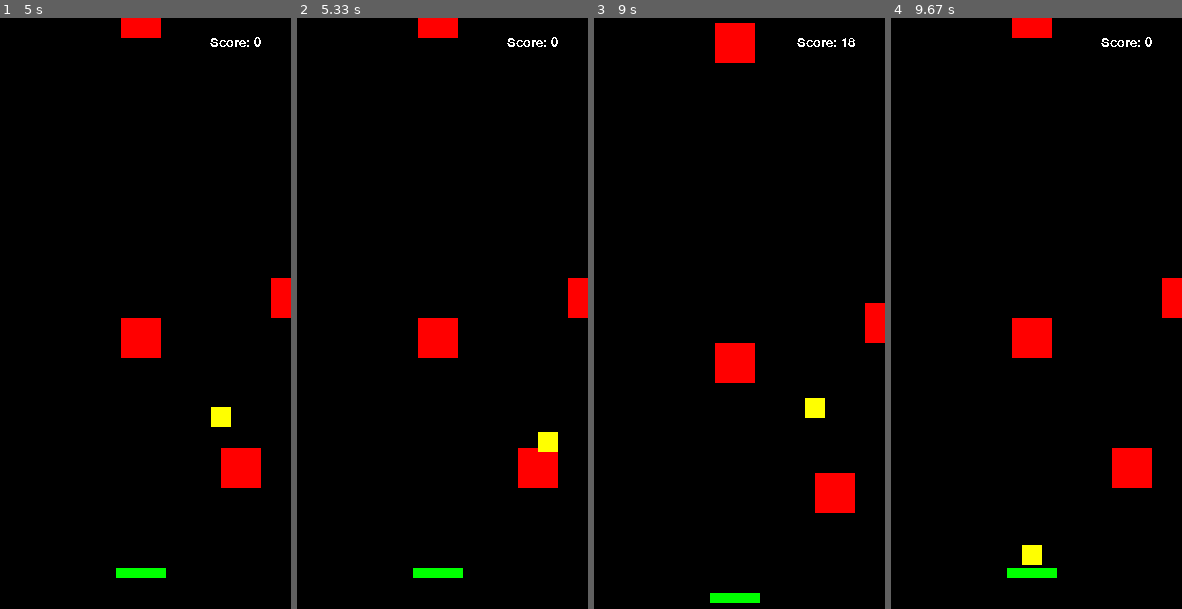
Above: before the commit, frames 1-4 (left to right).
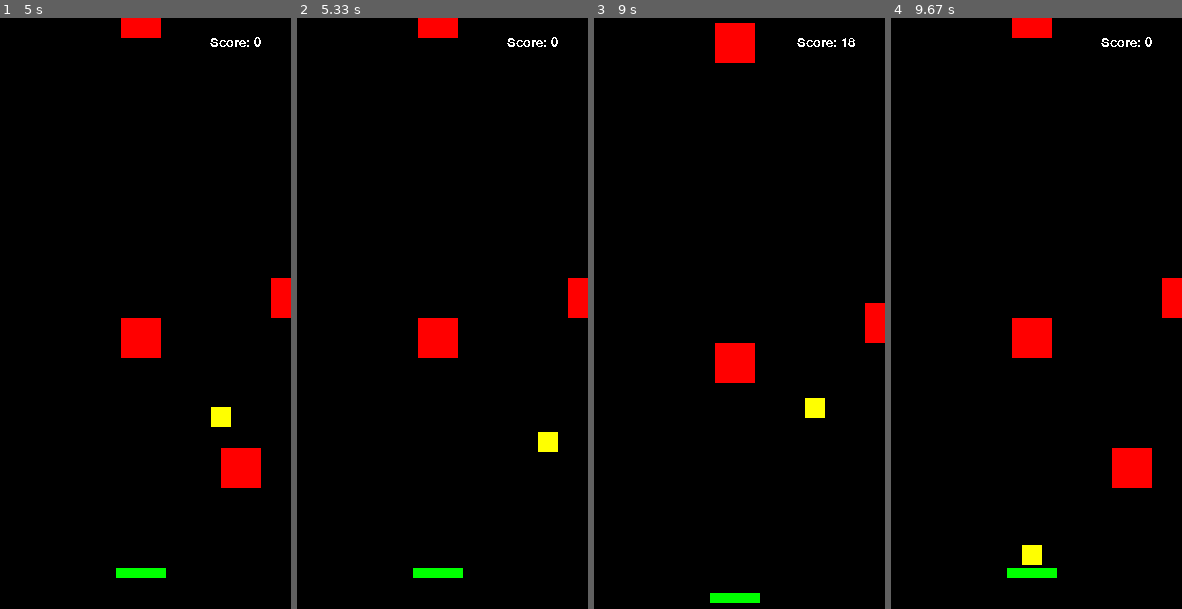
Above: after the commit, the same moments.

Repository: lolloz98/pygame_games
Game: pygame game, started from dodo_jump/main.py
Two runs of this game, one before a commit and one after it. Both use one fixed random seed, a clock stepped at 60 frames per second and the inputs below.
Inputs:
- Up to frame 1 (5 s): hold D 0.33-0.8 s; hold D 0.83-1.3 s; hold A 1.33-1.87 s; hold D 2.67-3.3 s; hold A 3.73-4.2 s; hold D 4.23-4.7 s; hold D from 4.73 s (still down)
- Up to frame 2 (5.33 s): release D at 5.2 s; hold A from 5.23 s (still down)
- Up to frame 3 (9 s): release A at 5.77 s; hold A 5.8-6.2 s; hold D 6.23-6.87 s; hold S 6.9-7.27 s; hold A 7.3-7.77 s; hold D 7.8-8.27 s; hold D 8.3-8.77 s; hold A from 8.8 s (still down)
- Up to frame 4 (9.67 s): release A at 9.33 s; hold A from 9.37 s (still down)

Frame 1 is identical in both runs. In frame 2, 0.9% of the frame differs, in the area x 75-90%, y 72-80%; in frame 3, 0.9%, in the area x 75-90%, y 76-84%; in frame 4, nothing differs.

Commit message:
DODO-JUMP Enemy disappearing after being jumped on

Diff:
--- a/dodo_jump/effects.py
+++ b/dodo_jump/effects.py
@@ -4,6 +4,9 @@
 
 
 class Effect:
+    def __init__(self):
+        self.disappear = False
+
     def applyEffectToPlayerOnBottom(self, character: player.Player):
         pass
 
@@ -25,6 +28,7 @@
 
 class MoveBackAndForth(Effect):
     def __init__(self, vel=constants.moving_tile_vel, stop=(200, 200), init_dir=(1, -1)):
+        super().__init__()
         self.dir = pygame.Vector2(init_dir)
         self.velocity = pygame.Vector2(vel)
         self.stop = pygame.Vector2(stop)
@@ -62,6 +66,7 @@
 
 class JumpHighEffect(Effect):
     def __init__(self, jump=constants.jump_force):
+        super().__init__()
         self.jump = jump
 
     def applyEffectToPlayerOnTop(self, character: player.Player):
@@ -69,5 +74,8 @@
 
 
 class BasicEnemy(Effect):
+    def applyEffectToPlayerOnTop(self, character: player.Player):
+        self.disappear = True
+
     def applyEffectToPlayerOnBottom(self, character: player.Player):
         character.die()
--- a/dodo_jump/main.py
+++ b/dodo_jump/main.py
@@ -98,7 +98,7 @@
     obj_manager.apply_effects_on_tiles(dt)
     dodo.moveX(dt)
     dodo.moveY(dt)
-    dodo.checkCollisions(obj_manager.tile_group)
+    dodo.checkCollisions(obj_manager)
     if dodo.rect.midbottom[1] < constants.lift_screen_height:
         diff = constants.lift_screen_height - dodo.rect.midbottom[1]
         dodo.rect.midbottom = (dodo.rect.midbottom[0], constants.lift_screen_height)
--- a/dodo_jump/movable_obj_manager.py
+++ b/dodo_jump/movable_obj_manager.py
@@ -5,29 +5,32 @@
 class MovableObjectsManager:
     def __init__(self):
         # self.tiles = [normalTile((150, 550)), movingTileXY((150, 350)), jumpingTile((150, 150))]
-        self.tiles = level2(pygame.Vector2(0, 0))
-        self.tiles_type = [MovableSprite]
-        self.tile_group = pygame.sprite.Group()
-        self.tile_group.add(self.tiles)
+        self.objs = level2(pygame.Vector2(0, 0))
+        self.group = pygame.sprite.Group()
+        self.group.add(self.objs)
+
+    def remove(self, movable_obj: MovableSprite):
+        self.objs.remove(movable_obj)
+        self.group.remove(movable_obj)
 
     def addTile(self, offset=10, type_of_tile=0):
         # todo
         pass
 
     def draw(self, screen):
-        self.tile_group.draw(screen)
+        self.group.draw(screen)
 
     def push_down_tiles(self, diff):
         torem = 0
-        for t in self.tiles:
+        for t in self.objs:
             ny = t.rect.midtop[1] + diff
             t.rect.midtop = (t.rect.midtop[0], ny)
             if ny > constants.screen_size[1] + constants.tile_offset_to_die:
                 torem += 1
 
         for i in range(torem):
-            self.tiles.pop(0)
+            self.objs.pop(0)
 
     def apply_effects_on_tiles(self, dt):
-        for tile in self.tiles:
+        for tile in self.objs:
             tile.effect.applyEffectToTile(tile, dt)
--- a/dodo_jump/player.py
+++ b/dodo_jump/player.py
@@ -24,8 +24,8 @@
     def draw(self, screen):
         self.group.draw(screen)
 
-    def checkCollisions(self, collider_group):
-        hits = pygame.sprite.groupcollide(collider_group, self.group, False, False)
+    def checkCollisions(self, obj_manager):
+        hits = pygame.sprite.groupcollide(obj_manager.group, self.group, False, False)
         for hit in hits:
             prev_rect = self.image.get_rect(midbottom=self.prev_pos)
             if self.curr_velocity_y >= 0 and hit.rect.midright[1] >= prev_rect.midbottom[1]:
@@ -33,6 +33,8 @@
                 hit.effect.applyEffectToPlayerOnTop(self)
             elif not prev_rect.colliderect(hit.rect):
                 hit.effect.applyEffectToPlayerOnBottom(self)
+            if hit.effect.disappear:
+                obj_manager.remove(hit)
 
     # v = v0 + gt
     def moveY(self, dt, *, gravity=constants.gravity):
